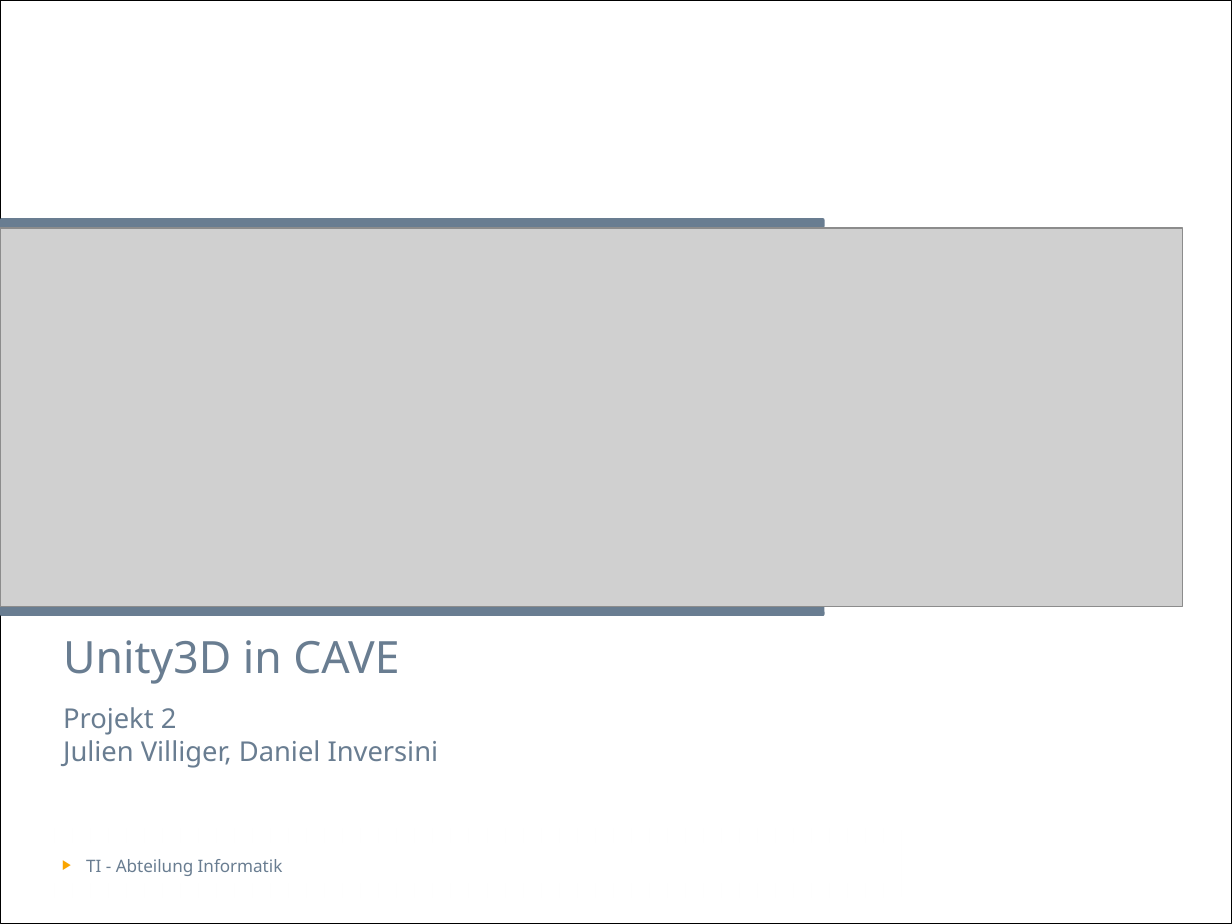
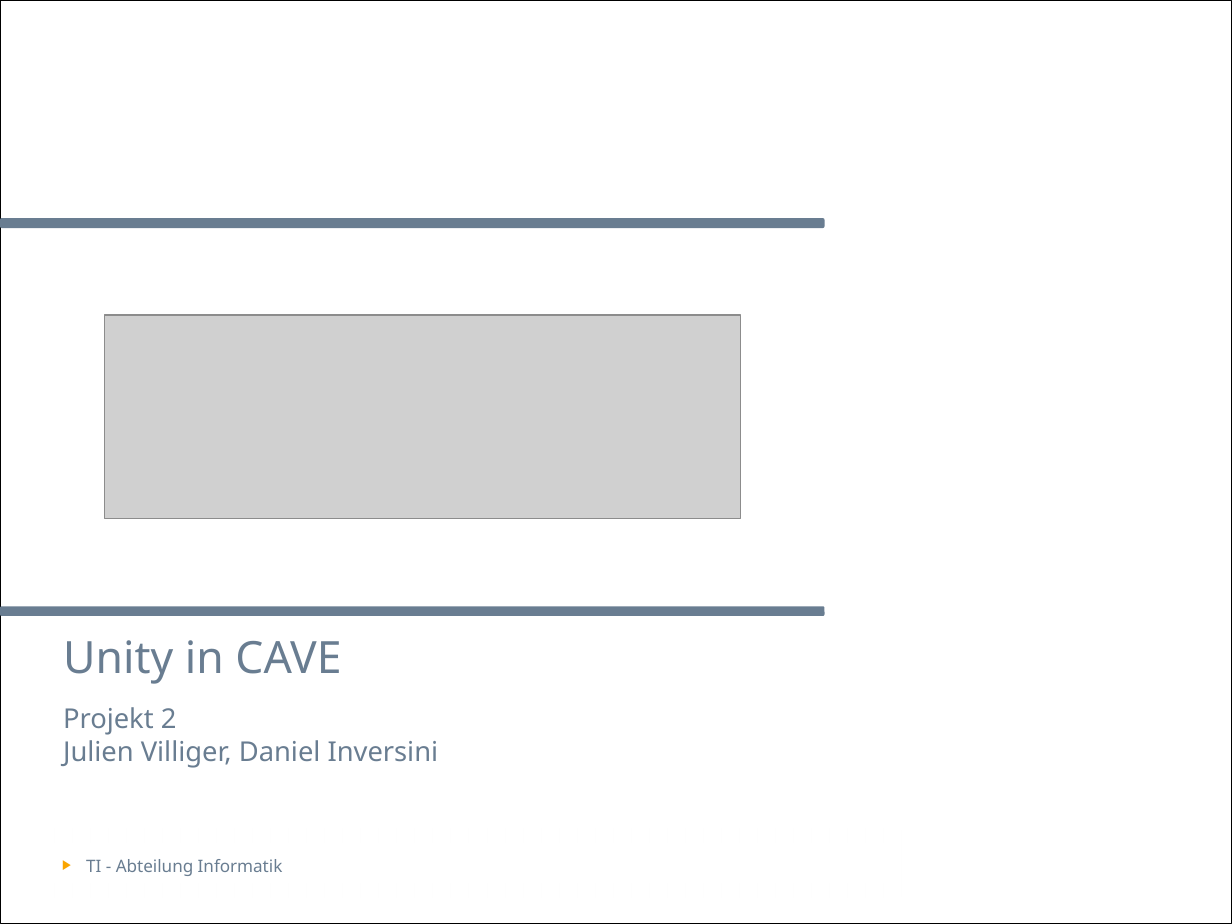
Before and after one commit to villj2/ch.bfh.cpvr.unitycave, a slide deck: slide 1 of docs/presentation/dani.pptx. Drawn at 1232x924 pixels with LibreOffice and Linux fonts; fonts in the diff are those of the drawing; grey boxes stand for pictures; background and template pictures are left out. Boxes give left, top, right and bottom in pixels: in the first picture for what was removed or moved away, otherwise in the second. Text is boxed around its words. In the diff, an @@ line names an element or a change of style, - is before the commit and + after.

```diff
--- a/docs/presentation/dani.pptx
+++ b/docs/presentation/dani.pptx
@@ picture: place and size @@
-picture at (0, 228, 1183, 606)
+picture at (105, 315, 740, 519)
@@ title at (63, 640, 341, 684): text changed @@
-Unity3D in CAVE
+Unity in CAVE
```
Also in this commit, not shown: 1 other slide changed, 3 other files.
